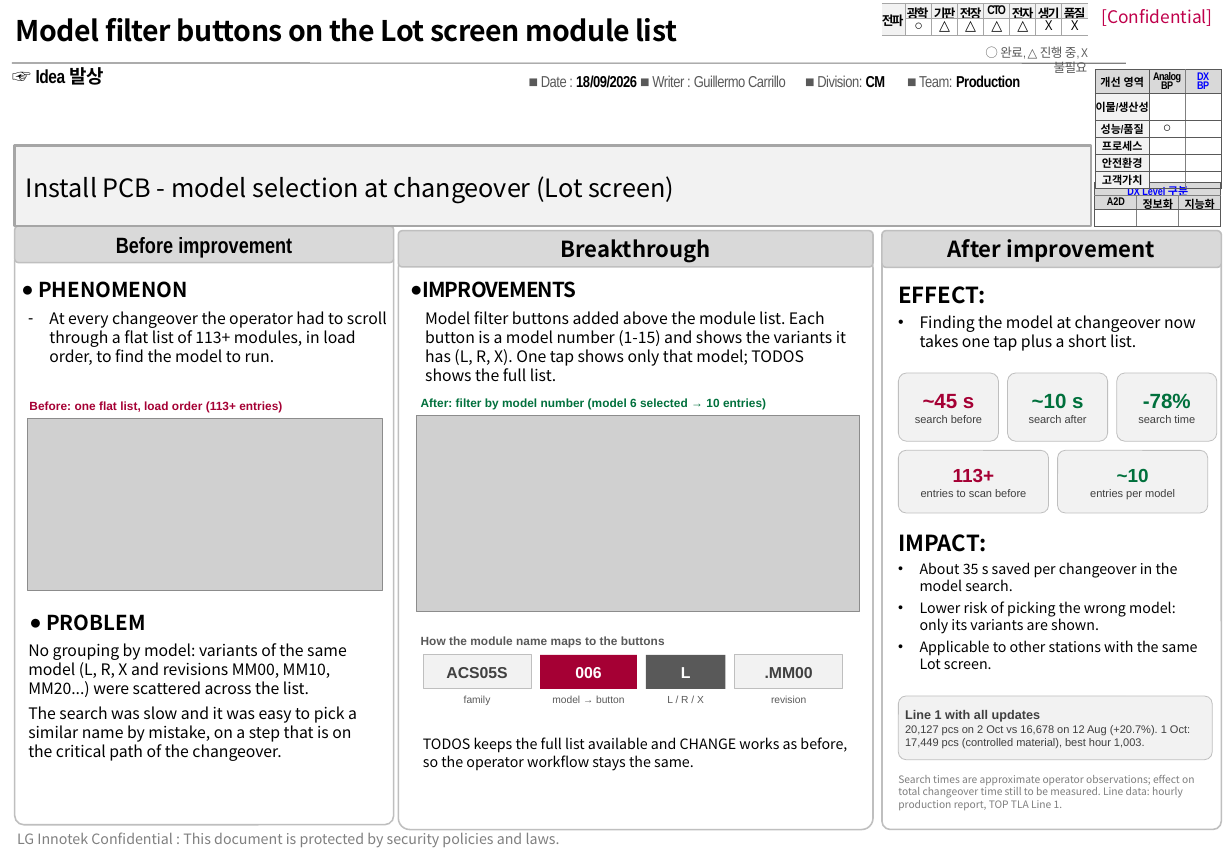
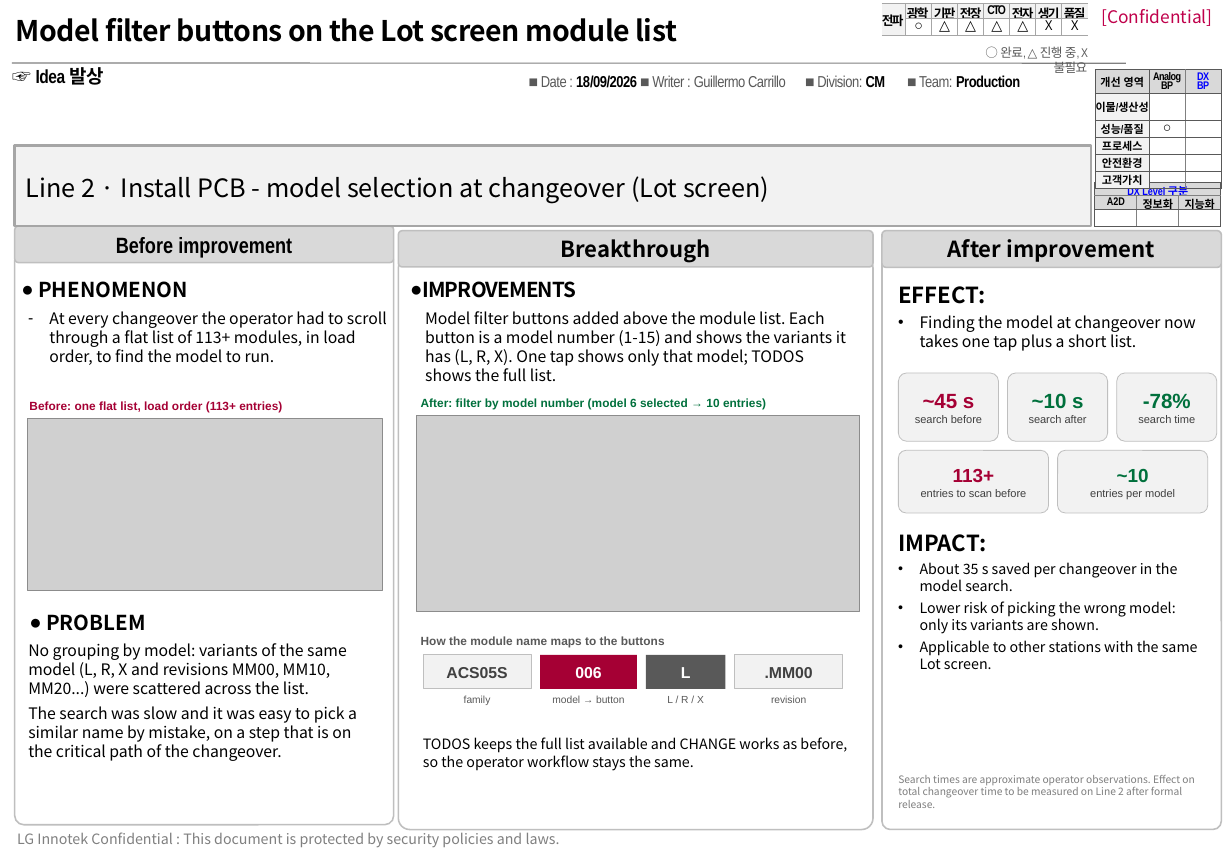
Before and after one commit to memo-power-95/bkmn, a slide deck: slide 1 of lotform/TPM_3_Lista_Modelos.pptx. Drawn at 1232x853 pixels with LibreOffice and Linux fonts; fonts in the diff are those of the drawing; grey boxes stand for pictures; background and template pictures are left out. Boxes give left, top, right and bottom in pixels: in the first picture for what was removed or moved away, otherwise in the second. Text is boxed around its words. In the diff, an @@ line names an element or a change of style, - is before the commit and + after.

```diff
--- a/lotform/TPM_3_Lista_Modelos.pptx
+++ b/lotform/TPM_3_Lista_Modelos.pptx
@@ text in rectangle at <box>26,176,769,204</box>: text changed @@
-Install PCB - model selection at changeover (Lot screen)
+Line 2 · Install PCB - model selection at changeover (Lot screen)
@@ rounded rectangle removed at <box>899,696,1213,760</box> @@
-Line 1 with all updates
-20,127 pcs on 2 Oct vs 16,678 on 12 Aug (+20.7%). 1 Oct: 17,449 pcs (controlled material), best hour 1,003.
@@ text at <box>898,775,1194,808</box>: text changed @@
-Search times are approximate operator observations; effect on total changeover time still to be measured. Line data: hourly production report, TOP TLA Line 1.
+Search times are approximate operator observations. Effect on total changeover time to be measured on Line 2 after formal release.
```
Also in this commit, not shown: 2 other files.
